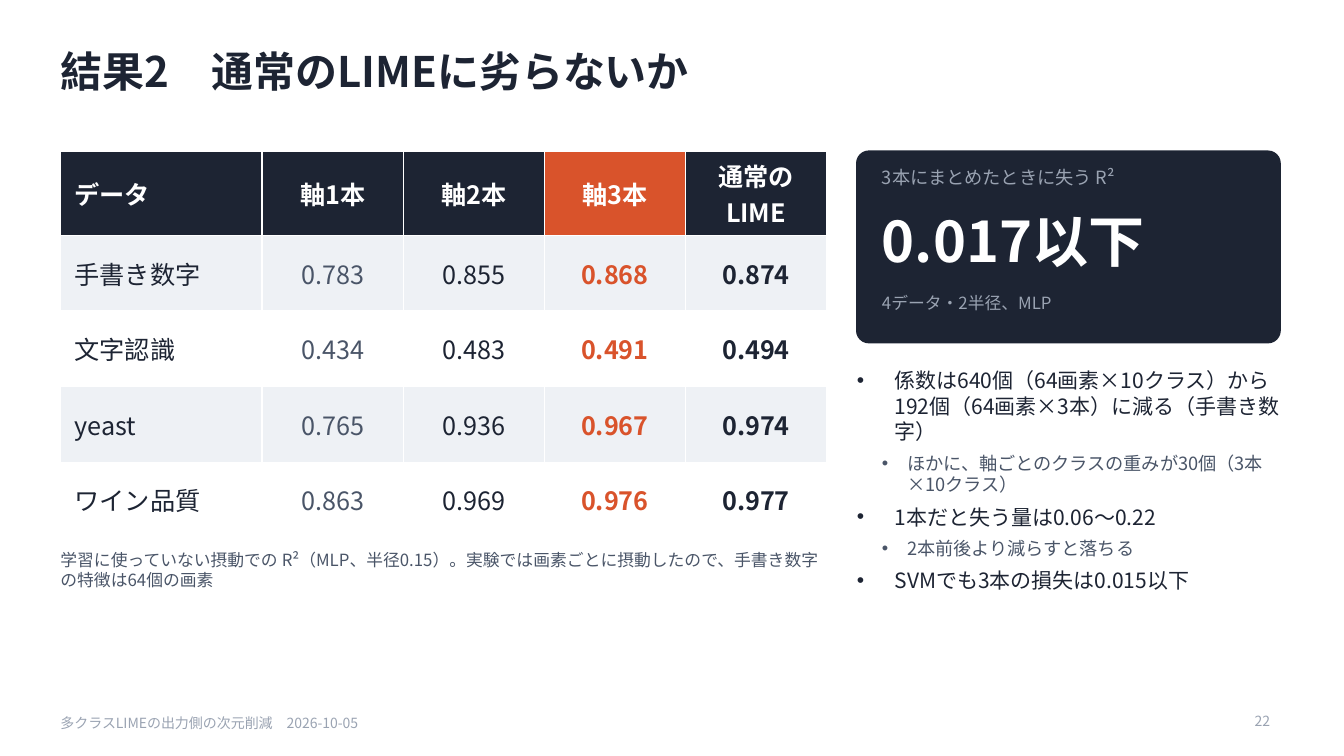
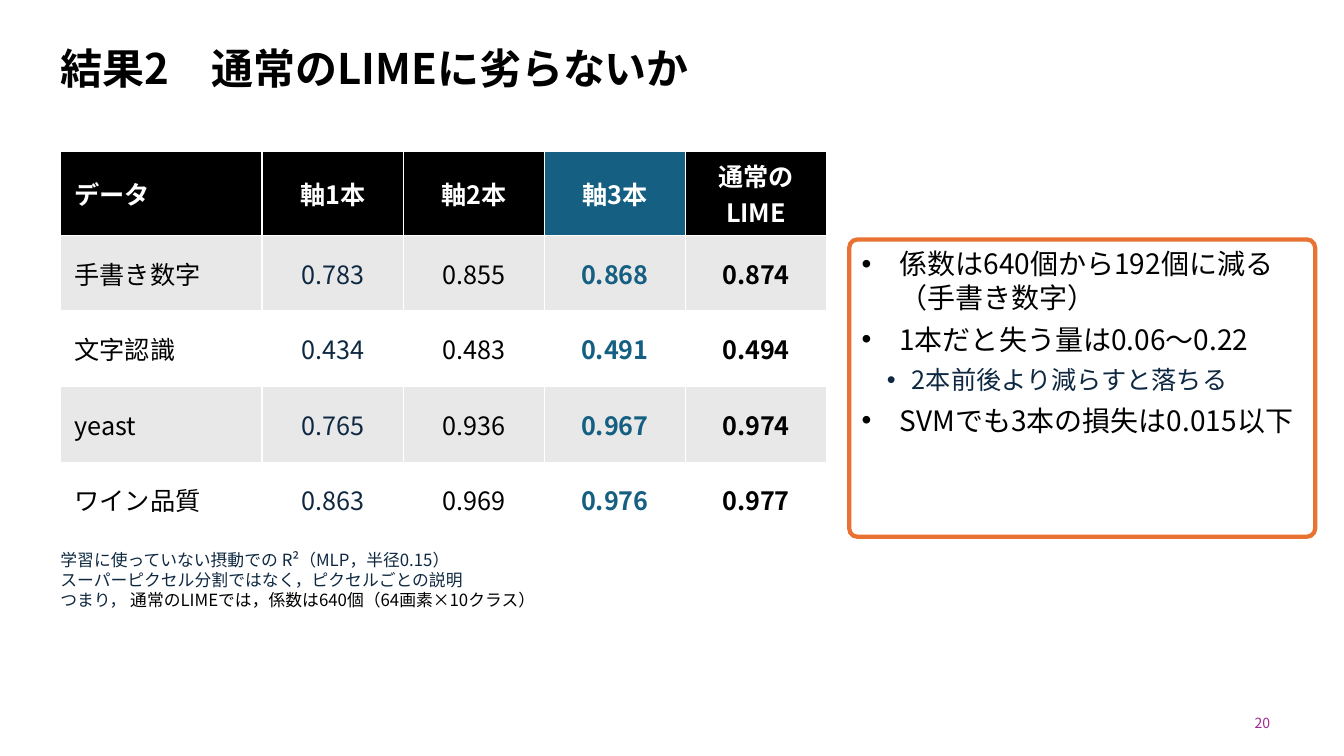
Before and after one commit to SoutaIkegame/Fisher_LIME, a slide deck: slide 20 of docs/seminar/2026-10-05_seminar.pptx (slide 22 before the commit). Drawn at 1344x756 pixels with LibreOffice and Linux fonts; fonts in the diff are those of the drawing. Boxes give left, top, right and bottom in pixels: in the first picture for what was removed or moved away, otherwise in the second. Text is boxed around its words. In the diff, an @@ line names an element or a change of style, - is before the commit and + after.

```diff
--- a/docs/seminar/2026-10-05_seminar.pptx
+++ b/docs/seminar/2026-10-05_seminar.pptx
@@ title "結果2 通常のLIMEに劣らないか" at (60, 48, 689, 88): text colour #1D2433 to #000000; line spacing 1 to 0.9 @@
@@ table at (60, 151, 827, 529) @@
@@ fill #1D2433 to #000000 in 4 cells @@
@@ fill #D9532B to #156082 in row 1, column 4 @@
@@ fill #EEF1F5 to #E8E8E8 in 10 cells @@
@@ text colour #1D2433 to #000000 in "手書き数字", "0.855", "0.874", "文字認識" and 8 more places @@
@@ text colour #4A5568 to #0E2841 in "0.783", "0.434", "0.765", "0.863" @@
@@ text colour #D9532B to #156082 in "0.868", "0.491", "0.967", "0.976" @@
@@ rounded rectangle removed at (857, 151, 1280, 343) @@
@@ text removed at (882, 168, 1115, 186) @@
-3本にまとめたときに失う R²
@@ text removed at (882, 217, 1144, 267) @@
-0.017以下
@@ rounded rectangle added at (850, 240, 1316, 537), fill #FFFFFF, outline #E97132 3 pt, 20 pt, text #000000 @@
+• 係数は640個から192個に減る（手書き数字）
+• 1本だと失う量は0.06〜0.22
+  • 2本前後より減らすと落ちる
+• SVMでも3本の損失は0.015以下
@@ text removed at (882, 295, 1052, 310) @@
-4データ・2半径、MLP
@@ text removed at (895, 370, 1280, 590) @@
-• 係数は640個（64画素×10クラス）から192個（64画素×3本）に減る（手書き数字）
-  • ほかに、軸ごとのクラスの重みが30個（3本×10クラス）
-• 1本だと失う量は0.06〜0.22
-  • 2本前後より減らすと落ちる
-• SVMでも3本の損失は0.015以下
@@ text at (60, 551, 535, 608): text changed; text colour #4A5568 to #0E2841 @@
-学習に使っていない摂動での R²（MLP、半径0.15）。実験では画素ごとに摂動したので、手書き数字の特徴は64個の画素
+学習に使っていない摂動での R²（MLP，半径0.15）
+スーパーピクセル分割ではなく，ピクセルごとの説明
+つまり， 通常のLIMEでは，係数は640個（64画素×10クラス）
@@ text removed at (60, 716, 359, 729) @@
-多クラスLIMEの出力側の次元削減 2026-10-05
@@ page number at (1255, 717, 1271, 728): vertical alignment top to middle @@
@@ page number at (1255, 717, 1271, 728): text changed; text colour #9AA3B2 to #A02B93 @@
-22
+20
```
Also in this commit, not shown: 21 other slides changed, 1 slide added, 11 slides removed, 5 other files.
